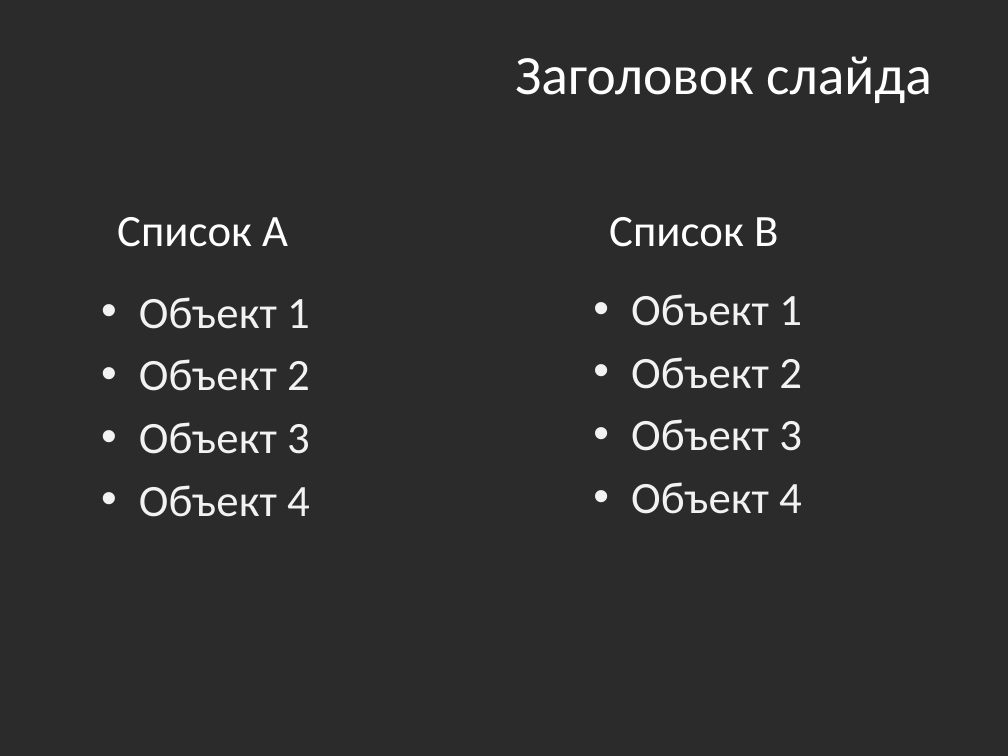
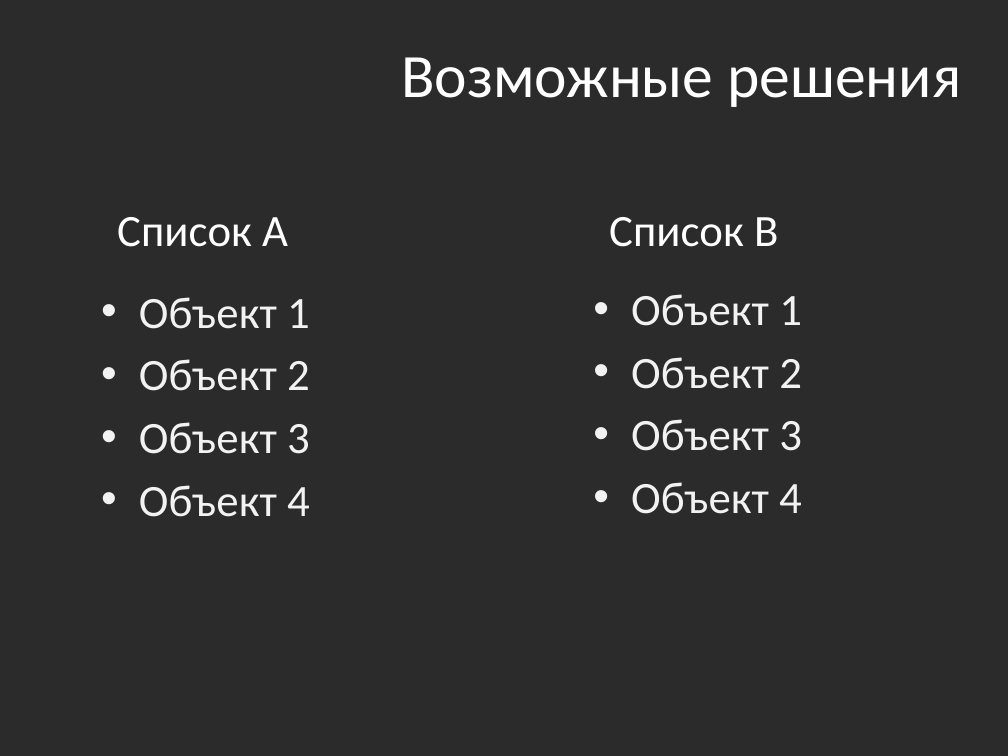
Before and after one commit to MilaMilaMilaMila/Red_scull-ML-Hackaton, a slide deck: slide 2 of hack.pptx (slide 6 before the commit). Drawn at 1008x756 pixels with LibreOffice and Linux fonts; fonts in the diff are those of the drawing; background and template pictures are left out; a plain dark background stands for a picture behind light text. Boxes give left, top, right and bottom in pixels: in the first picture for what was removed or moved away, otherwise in the second. Text is boxed around its words. In the diff, an @@ line names an element or a change of style, - is before the commit and + after.

Commit message:
Update presentation

```diff
--- a/hack.pptx
+++ b/hack.pptx
@@ title at (401,57,961,107): text changed; size 39.6 to 44 pt @@
-Заголовок слайда
+Возможные решения
```
Also in this commit, not shown: 1 other slide changed, 1 slide added, 3 slides removed.
